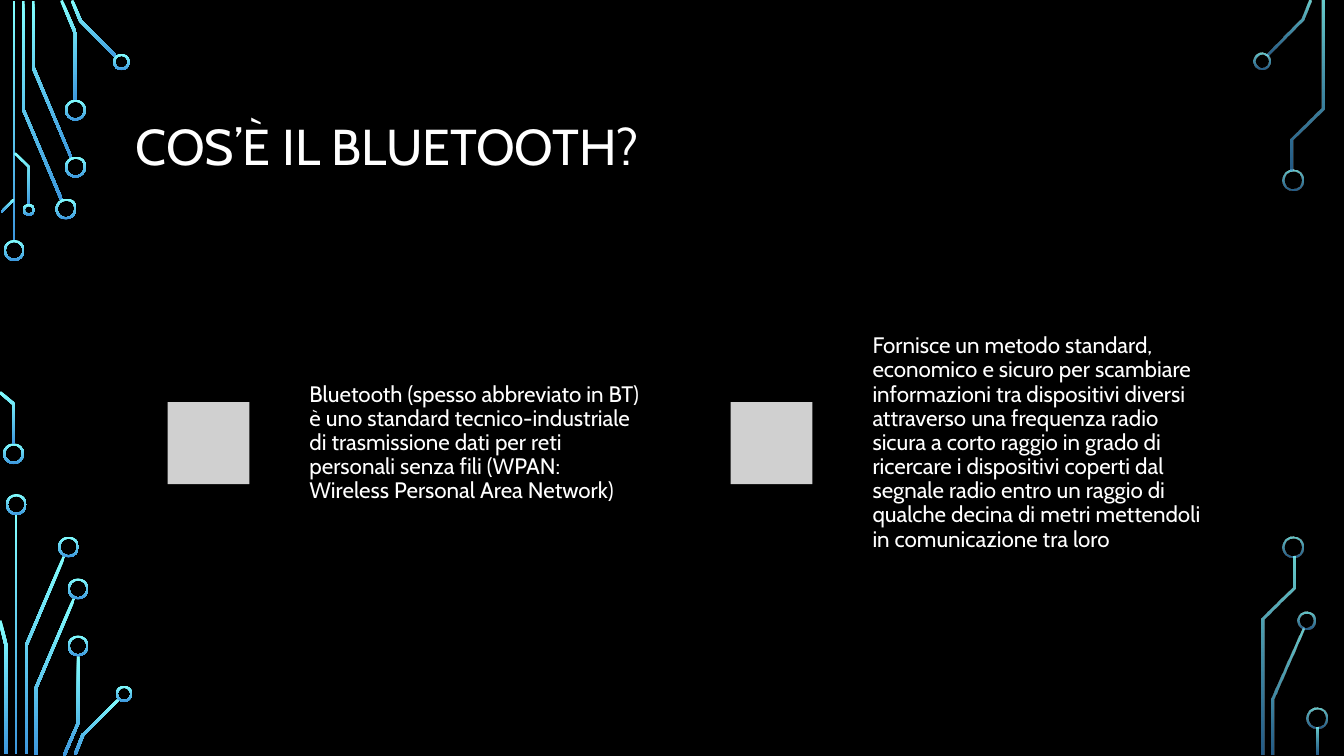
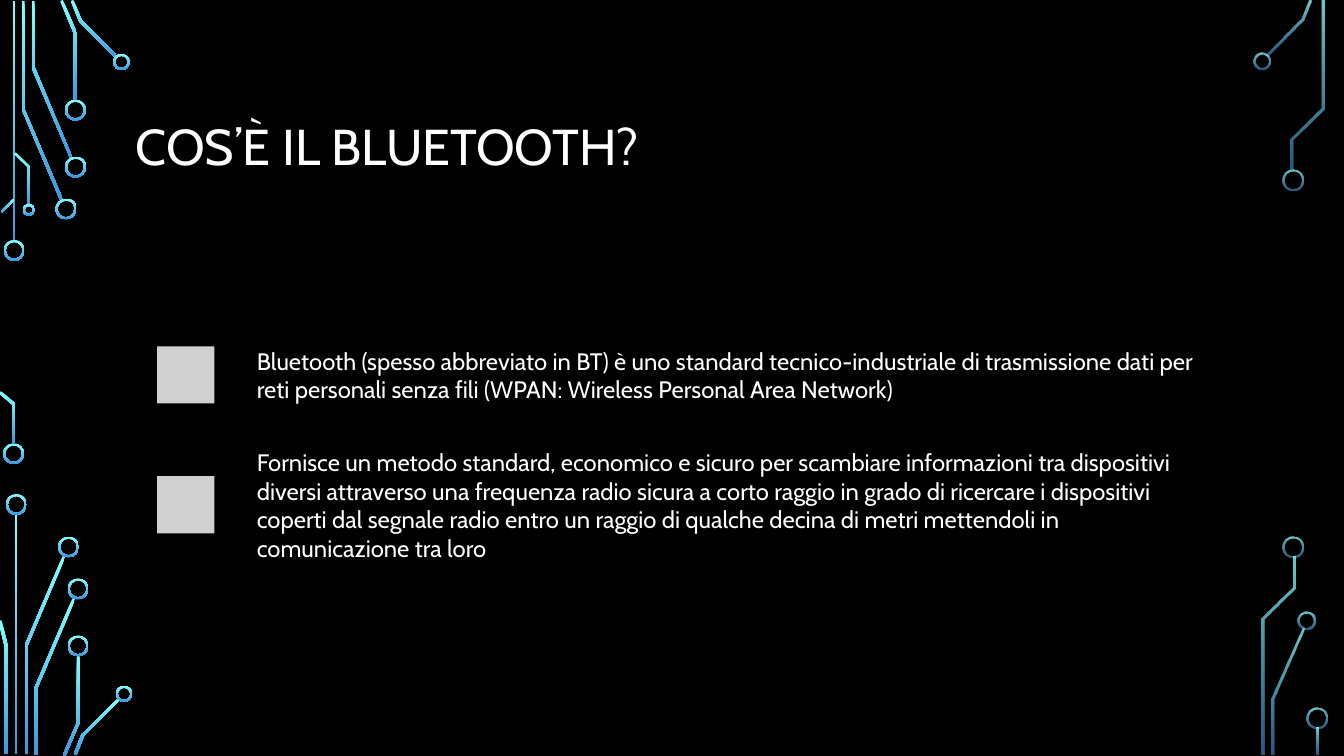
Before and after one commit to FNX-hub/ProgettoMP, a slide deck: slide 2 of Bluetooth.pptx. Drawn at 1344x756 pixels with LibreOffice and Linux fonts; fonts in the diff are those of the drawing; grey boxes stand for pictures; background and template pictures are left out. Boxes give left, top, right and bottom in pixels: in the first picture for what was removed or moved away, otherwise in the second. Text is boxed around its words. In the diff, an @@ line names an element or a change of style, - is before the commit and + after.

```diff
--- a/Bluetooth.pptx
+++ b/Bluetooth.pptx
@@ text "Bluetooth (spesso abbreviato in BT) ..." at [257, 352, 1193, 404]: size 16 to 17 pt; line spacing 0.9 to 1 @@
@@ text "Bluetooth (spesso abbreviato in BT) ...": place and size @@
-text "Bluetooth (spesso abbreviato in BT) ..." at [309, 385, 639, 501]
+text "Bluetooth (spesso abbreviato in BT) ..." at [257, 352, 1193, 404]
@@ group removed at [138, 373, 842, 514]: 2 ellipses, 2 pictures @@
@@ group added at [126, 323, 1218, 557]: 2 rounded rectangles, 2 pictures @@
@@ text "Fornisce un metodo standard, economico ...": place and size @@
-text "Fornisce un metodo standard, economico ..." at [873, 336, 1201, 548]
+text "Fornisce un metodo standard, economico ..." at [257, 453, 1170, 558]
@@ text "Fornisce un metodo standard, economico ..." at [257, 453, 1170, 558]: size 16 to 17 pt; line spacing 0.9 to 1 @@
```
Also in this commit, not shown: 10 other slides changed, 13 slides added.
